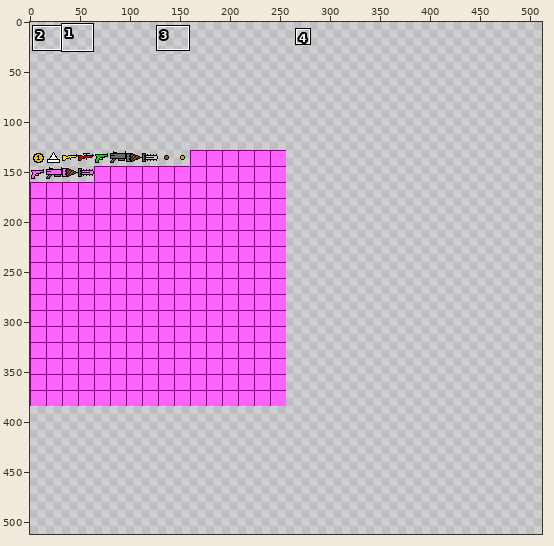
Two states of a sprite sheet, tex/item.png. Above, an overview of the earlier version with the close-up marked.
Close-up. Before the commit:
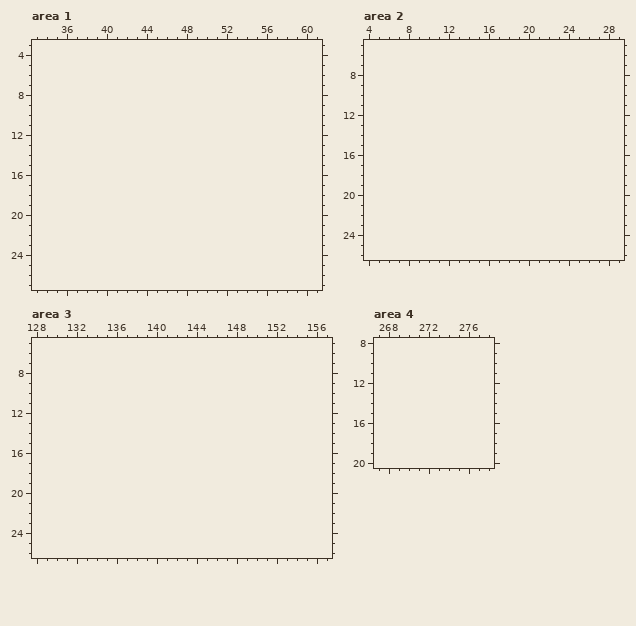
The file is 256x256 pixels. Colours within 5 levels of each other are drawn and written as one. Shown: area 1: x 33..61, y 3..27; area 2: x 4..29, y 5..26; area 3: x 128..157, y 5..26; area 4: x 267..278, y 8..20. The old version is drawn lined up with the new one, on the new canvas. The commit also changed other parts of the picture, which this record leaves out.
New version:
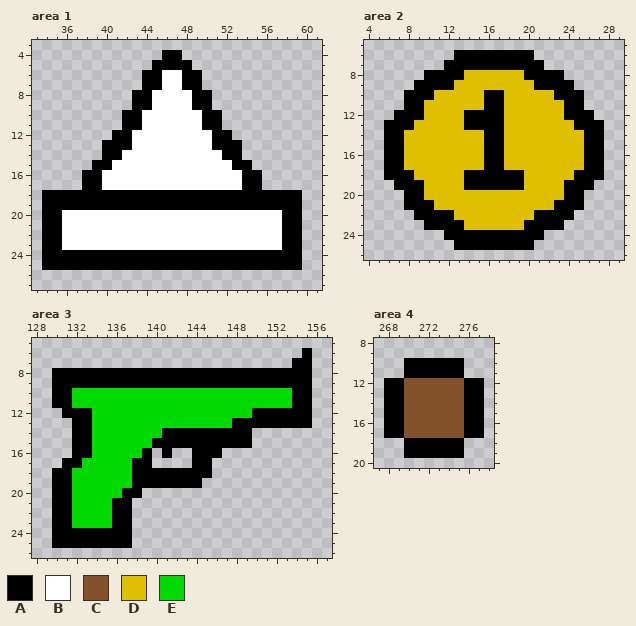
Palette (. is transparent): A #000000  B #ffffff  C #84522a  D #dfc000  E #00da00
Edits made:
canvas 256x256 -> 512x512, the old top-left corner now at 0,128
--- area 1
@@ x 33..61 @@
  3 .............................
- 4 .............................
- 5 .............................
- 6 .............................
- 7 .............................
- 8 .............................
- 9 .............................
-10 .............................
-11 .............................
-12 .............................
-13 .............................
-14 .............................
-15 .............................
-16 .............................
-17 .............................
-18 .............................
-19 .............................
-20 .............................
-21 .............................
-22 .............................
-23 .............................
-24 .............................
-25 .............................
+ 4 .............AA..............
+ 5 ............AAAA.............
+ 6 ...........AABBAA............
+ 7 ...........AABBAA............
+ 8 ..........AABBBBAA...........
+ 9 ..........AABBBBAA...........
+10 .........AABBBBBBAA..........
+11 .........AABBBBBBAA..........
+12 ........AABBBBBBBBAA.........
+13 .......AAABBBBBBBBAAA........
+14 .......AABBBBBBBBBBAA........
+15 ......AABBBBBBBBBBBBAA.......
+16 .....AABBBBBBBBBBBBBBAA......
+17 .....AABBBBBBBBBBBBBBAA......
+18 .AAAAAAAAAAAAAAAAAAAAAAAAAA..
+19 .AAAAAAAAAAAAAAAAAAAAAAAAAA..
+20 .AABBBBBBBBBBBBBBBBBBBBBBAA..
+21 .AABBBBBBBBBBBBBBBBBBBBBBAA..
+22 .AABBBBBBBBBBBBBBBBBBBBBBAA..
+23 .AABBBBBBBBBBBBBBBBBBBBBBAA..
+24 .AAAAAAAAAAAAAAAAAAAAAAAAAA..
+25 .AAAAAAAAAAAAAAAAAAAAAAAAAA..
 26 .............................
--- area 2
@@ x 4..29 @@
  5 ..........................
- 6 ..........................
- 7 ..........................
- 8 ..........................
- 9 ..........................
-10 ..........................
-11 ..........................
-12 ..........................
-13 ..........................
-14 ..........................
-15 ..........................
-16 ..........................
-17 ..........................
-18 ..........................
-19 ..........................
-20 ..........................
-21 ..........................
-22 ..........................
-23 ..........................
-24 ..........................
-25 ..........................
+ 6 .........AAAAAAAA.........
+ 7 ........AAAAAAAAAA........
+ 8 ......AAAADDDDDDAAAA......
+ 9 .....AAAADDDDDDDDAAAA.....
+10 ....AAADDDDDAADDDDDAAA....
+11 ....AADDDDDDAADDDDDDAA....
+12 ...AAADDDDAAAADDDDDDAAA...
+13 ..AAADDDDDAAAADDDDDDDAAA..
+14 ..AADDDDDDDDAADDDDDDDDAA..
+15 ..AADDDDDDDDAADDDDDDDDAA..
+16 ..AADDDDDDDDAADDDDDDDDAA..
+17 ..AADDDDDDDDAADDDDDDDDAA..
+18 ..AAADDDDDAAAAAADDDDDAAA..
+19 ...AAADDDDAAAAAADDDDAAA...
+20 ....AADDDDDDDDDDDDDDAA....
+21 ....AAADDDDDDDDDDDDAAA....
+22 .....AAAADDDDDDDDAAAA.....
+23 ......AAAADDDDDDAAAA......
+24 ........AAAAAAAAAA........
+25 .........AAAAAAAA.........
 26 ..........................
--- area 3
@@ x 128..157 @@
  5 ..............................
- 6 ..............................
- 7 ..............................
- 8 ..............................
- 9 ..............................
-10 ..............................
-11 ..............................
-12 ..............................
-13 ..............................
-14 ..............................
-15 ..............................
-16 ..............................
-17 ..............................
-18 ..............................
-19 ..............................
-20 ..............................
-21 ..............................
-22 ..............................
-23 ..............................
-24 ..............................
-25 ..............................
+ 6 ...........................A..
+ 7 ..........................AA..
+ 8 ..AAAAAAAAAAAAAAAAAAAAAAAAAA..
+ 9 ..AAAAAAAAAAAAAAAAAAAAAAAAAA..
+10 ..AAEEEEEEEEEEEEEEEEEEEEEEAA..
+11 ..AAEEEEEEEEEEEEEEEEEEEEEEAA..
+12 ...AAAEEEEEEEEEEEEEEEEAAAAAA..
+13 ....AAEEEEEEEEEEEEEEAAAAAAAA..
+14 ....AAEEEEEEEAAAAAAAAA........
+15 ....AAEEEEEEAAAAAAAAAA........
+16 ....AAEEEEEA.A..AAA...........
+17 ...AAEEEEEAA....AA............
+18 ..AAEEEEEEAAAAAAAA............
+19 ..AAEEEEEEAAAAAAA.............
+20 ..AAEEEEEAA...................
+21 ..AAEEEEAA....................
+22 ..AAEEEEAA....................
+23 ..AAEEEEAA....................
+24 ..AAAAAAAA....................
+25 ..AAAAAAAA....................
 26 ..............................
--- area 4
@@ x 267..278 @@
  9 ............
-10 ............
-11 ............
-12 ............
-13 ............
-14 ............
-15 ............
-16 ............
-17 ............
-18 ............
-19 ............
+10 ...AAAAAA...
+11 ...AAAAAA...
+12 .AACCCCCCAA.
+13 .AACCCCCCAA.
+14 .AACCCCCCAA.
+15 .AACCCCCCAA.
+16 .AACCCCCCAA.
+17 .AACCCCCCAA.
+18 ...AAAAAA...
+19 ...AAAAAA...
 20 ............
Where, in picture pixels (left, top, right, bottom), the same in both close-ups:
added: (42, 50, 302, 270)
added: (384, 50, 604, 250)
added: (52, 348, 312, 548)
added: (384, 358, 484, 458)
